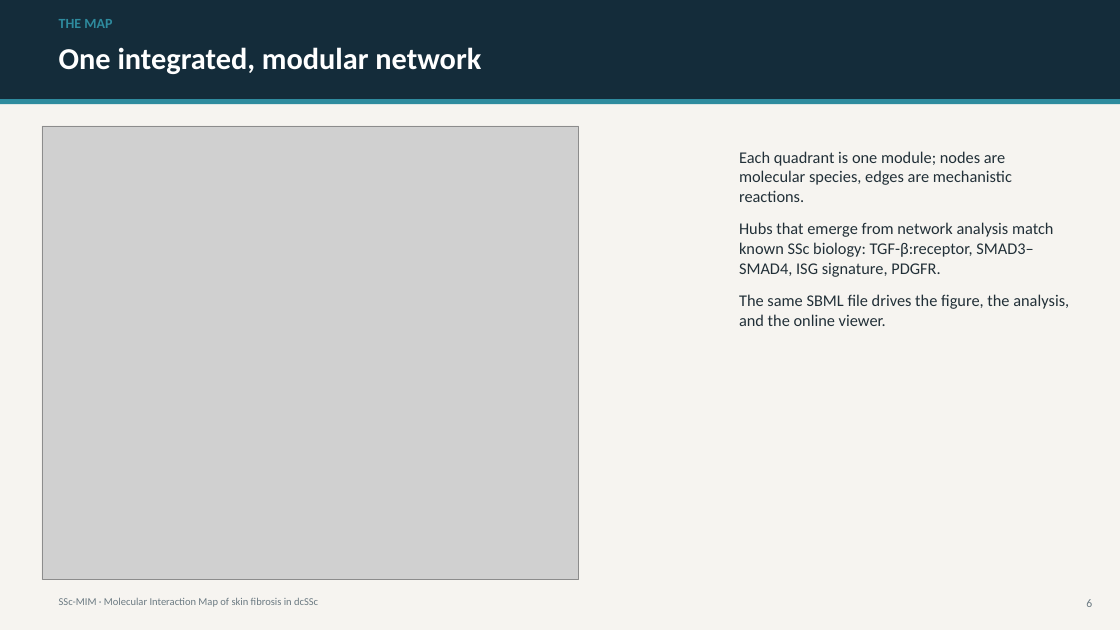
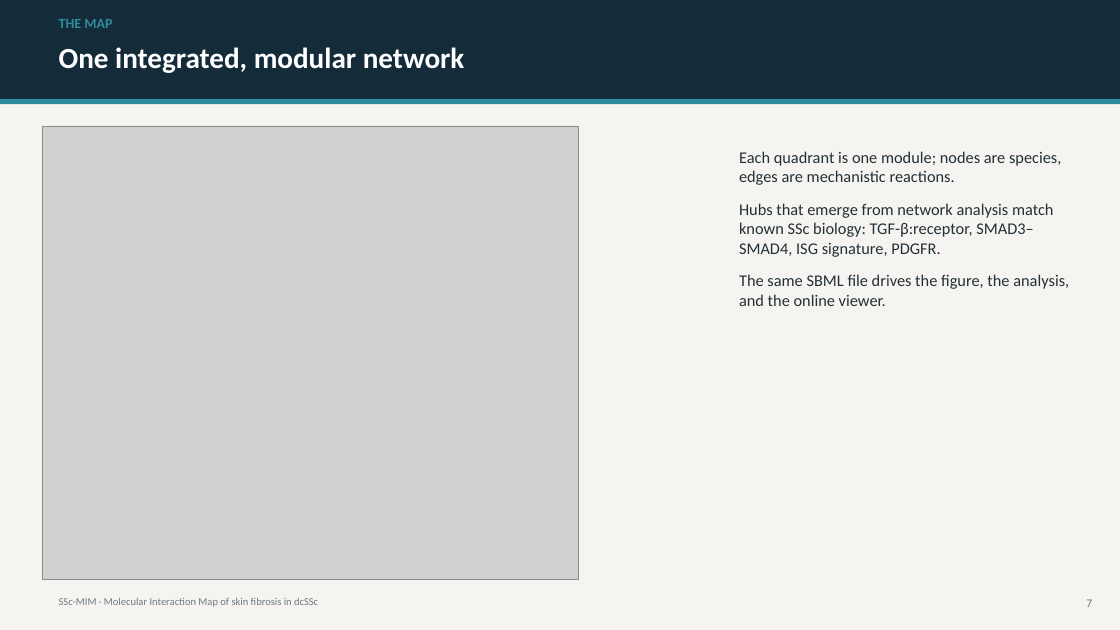
Before and after one commit to Nurtal/IDT_SSc_map, a slide deck: slide 7 of docs/SSc_MIM_presentation.pptx (slide 6 before the commit). Drawn at 1120x630 pixels with LibreOffice and Linux fonts; fonts in the diff are those of the drawing; grey boxes stand for pictures. Boxes give left, top, right and bottom in pixels: in the first picture for what was removed or moved away, otherwise in the second. Text is boxed around its words. In the diff, an @@ line names an element or a change of style, - is before the commit and + after.

```diff
--- a/docs/SSc_MIM_presentation.pptx
+++ b/docs/SSc_MIM_presentation.pptx
@@ text at (x1=59, y1=47, x2=465, y2=73): size 26 to 25 pt in "One integrated, modular network" @@
@@ text at (x1=739, y1=151, x2=1061, y2=185): text changed @@
-Each quadrant is one module; nodes are molecular species, edges are mechanistic reactions.
+Each quadrant is one module; nodes are species, edges are mechanistic reactions.
@@ text at (x1=1086, y1=599, x2=1092, y2=607): text changed @@
-6
+7
```
Also in this commit, not shown: 11 other slides changed, 4 slides added, 1 slide removed, 3 other files.
